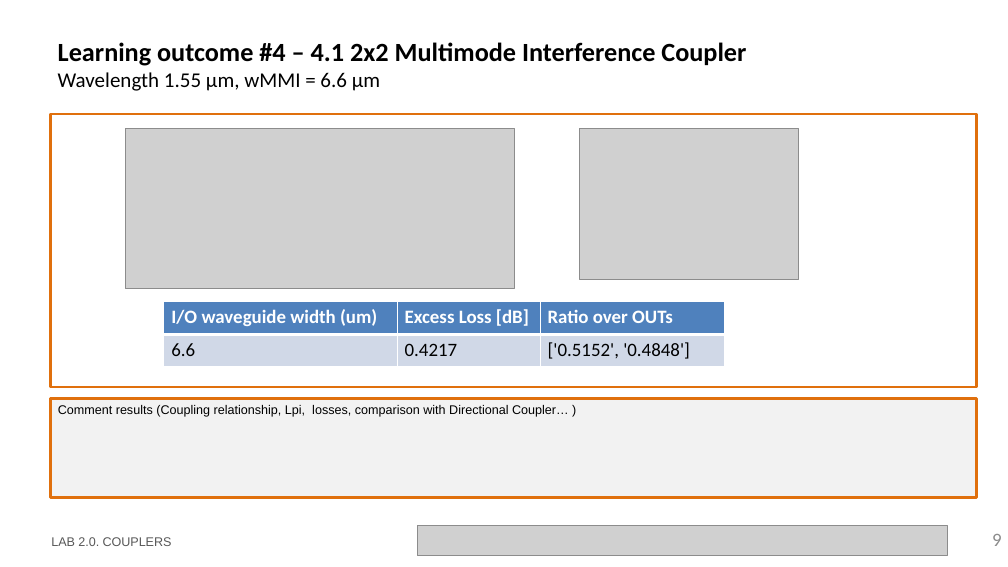
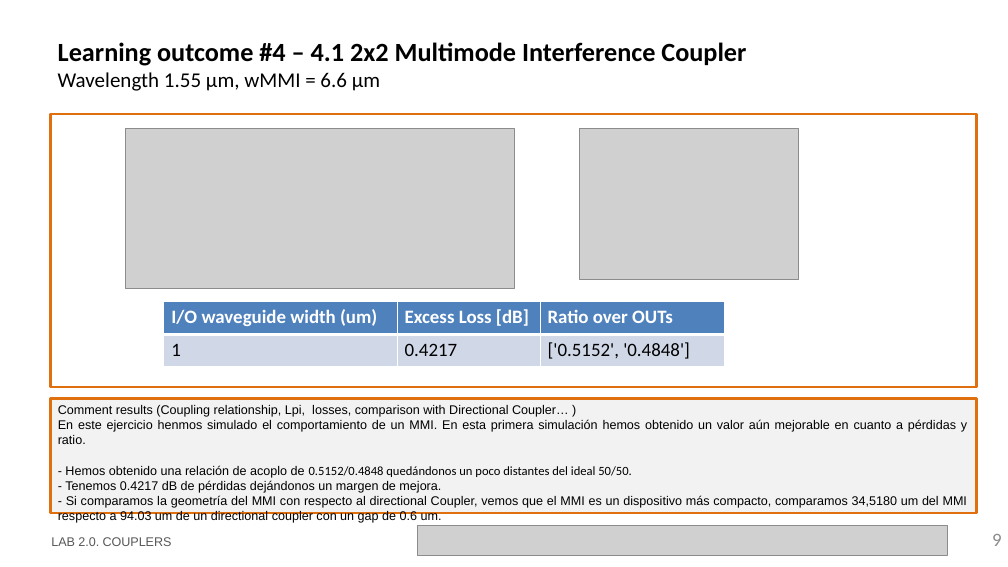
Before and after one commit to nmargar4/pic-upv-lab2, a slide deck: slide 9 of LabBook_20_Nadia.pptx. Drawn at 1008x567 pixels with LibreOffice and Linux fonts; fonts in the diff are those of the drawing; grey boxes stand for pictures; background and template pictures are left out. Boxes give left, top, right and bottom in pixels: in the first picture for what was removed or moved away, otherwise in the second. Text is boxed around its words. In the diff, an @@ line names an element or a change of style, - is before the commit and + after.

```diff
--- a/LabBook_20_Nadia.pptx
+++ b/LabBook_20_Nadia.pptx
@@ table at [164,302,725,367] @@
-row 2, column 1: 6.6
+row 2, column 1: 1
@@ rectangle "Comment results (Coupling relationship, Lpi, ...": place and size @@
-rectangle "Comment results (Coupling relationship, Lpi, ..." at [51,399,977,498]
+rectangle "Comment results (Coupling relationship, Lpi, ..." at [51,399,977,513]
@@ text in rectangle at [58,419,967,523]: paragraphs added @@
+En este ejercicio henmos simulado el comportamiento de un MMI. En esta primera simulación hemos obtenido un valor aún mejorable en cuanto a pérdidas y ratio.
+- Hemos obtenido una relación de acoplo de 0.5152/0.4848 quedándonos un poco distantes del ideal 50/50.
+- Tenemos 0.4217 dB de pérdidas dejándonos un margen de mejora.
+- Si comparamos la geometría del MMI con respecto al directional Coupler, vemos que el MMI es un dispositivo más compacto, comparamos 34,5180 um del MMI respecto a 94.03 um de un directional coupler con un gap de 0.6 um.
```
Also in this commit, not shown: 5 other slides changed, 1 other file.
